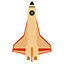
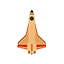
Comparing the layer stacks of the two (64, 64) images. Changes:
painted on "spaceship" over box(12, 1, 52, 63)
